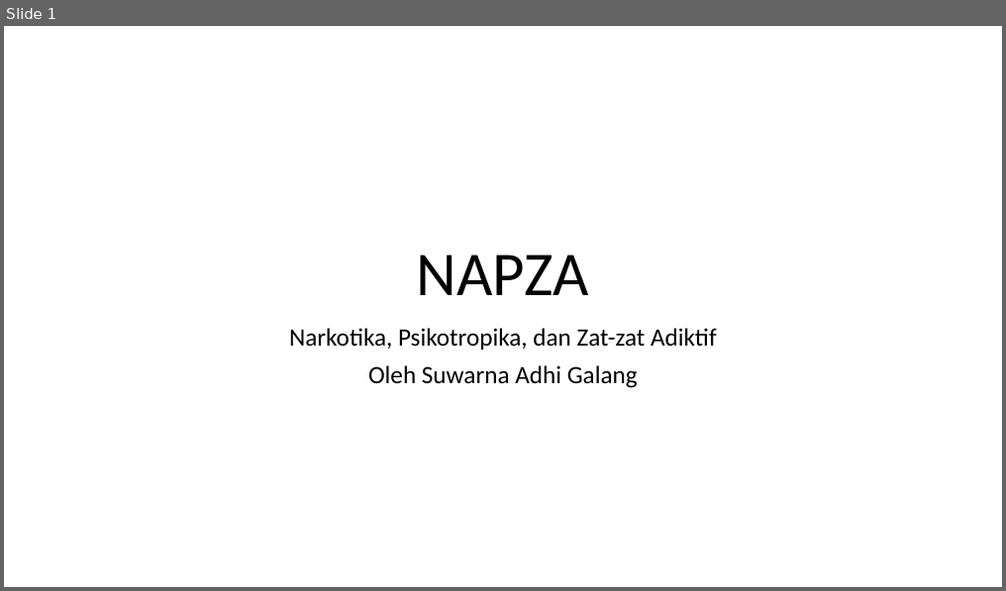
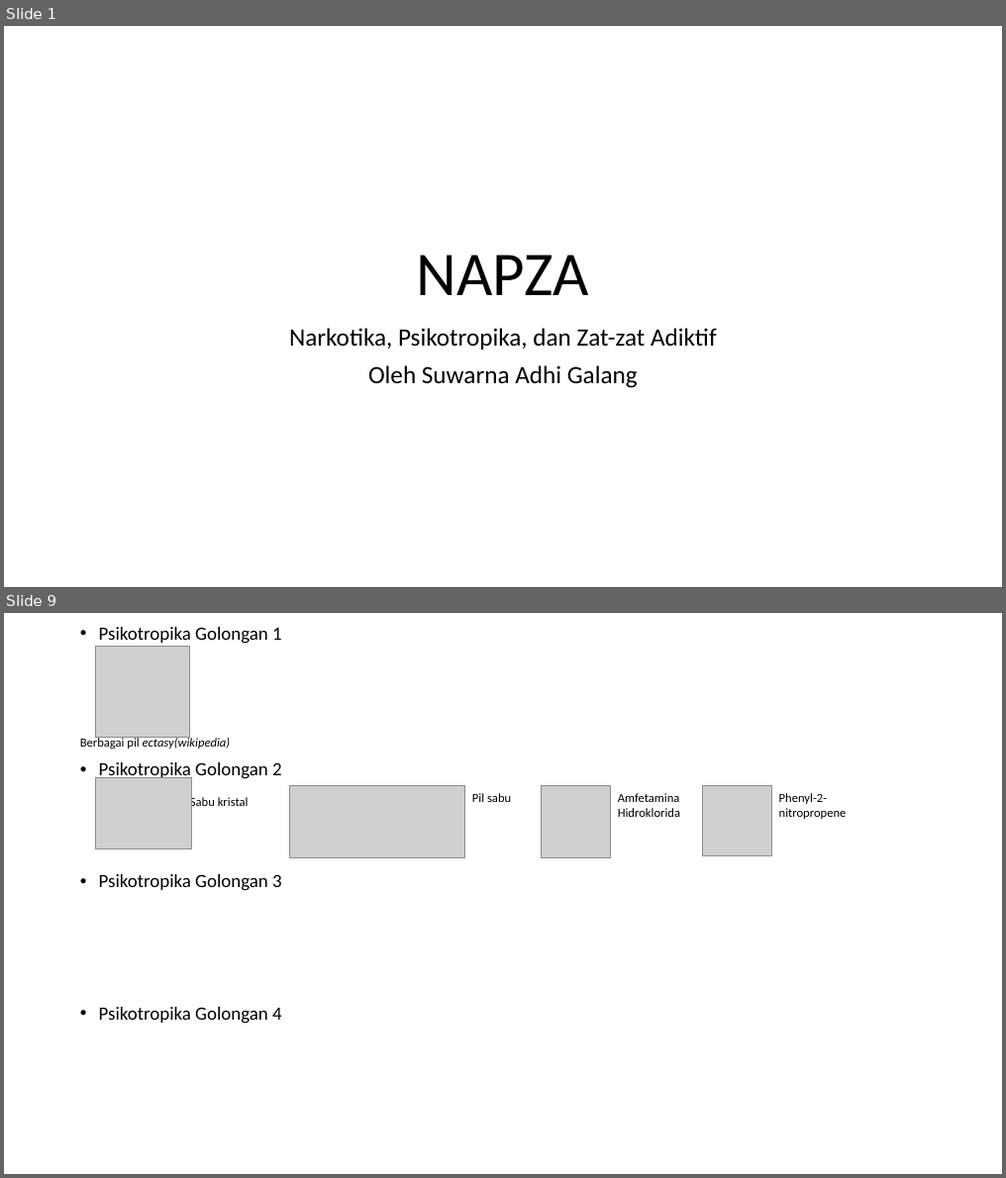
Before and after one commit to Galang23/galang23.github.io, a slide deck: tugas-sekolah/olahraga/NAPZA.pptx. Shown one above the other, each under a label of ours: slide 1 before the commit, slides 1 and 9 after it; the slides between them are not shown. The pictures are 1006x591 and 1006x1178 pixels, drawn with LibreOffice and Linux fonts; fonts in the diff are those of the drawing; grey boxes stand for pictures. Boxes give left, top, right and bottom in pixels: in the first picture for what was removed or moved away, otherwise in the second. Text is boxed around its words. In the diff, an @@ line names an element or a change of style, - is before the commit and + after.

```diff
--- a/tugas-sekolah/olahraga/NAPZA.pptx
+++ b/tugas-sekolah/olahraga/NAPZA.pptx
@@ slide 9 added at [4, 613, 1002, 1174], background #FFFFFF @@
@@ text added at [80, 627, 282, 1024], 18 pt, text #000000 @@
+• Psikotropika Golongan 1
+Berbagai pil ectasy(wikipedia)
+• Psikotropika Golongan 2
+Sabu kristal
+• Psikotropika Golongan 3
+• Psikotropika Golongan 4
@@ picture added at [96, 646, 190, 738] @@
@@ picture added at [96, 778, 192, 850] @@
@@ picture added at [289, 786, 464, 858] @@
@@ picture added at [542, 786, 611, 858] @@
@@ picture added at [703, 786, 772, 856] @@
@@ text added at [472, 793, 511, 802], 12 pt, text #000000 @@
+Pil sabu
@@ text added at [618, 793, 680, 817], 12 pt, text #000000 @@
+Amfetamina Hidroklorida
@@ text added at [779, 793, 846, 819], 12 pt, text #000000 @@
+Phenyl-2-nitropropene
```
Also in this commit, not shown: 4 slides changed, 11 other slides added, 2 other files.
